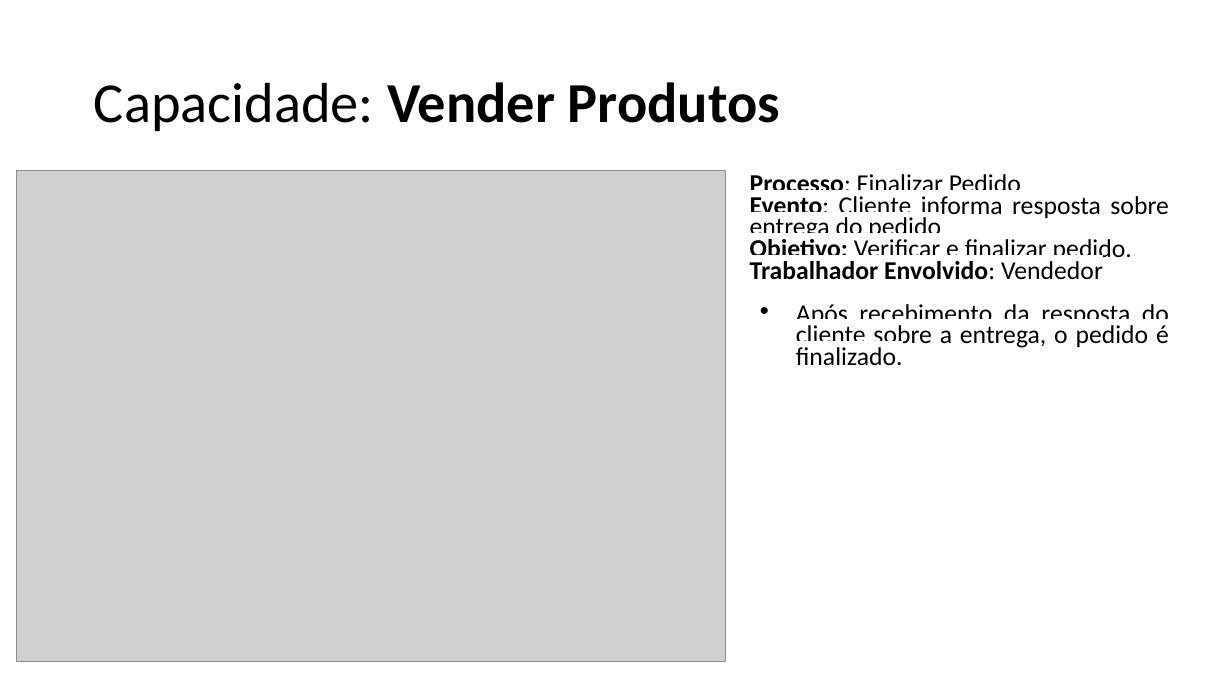
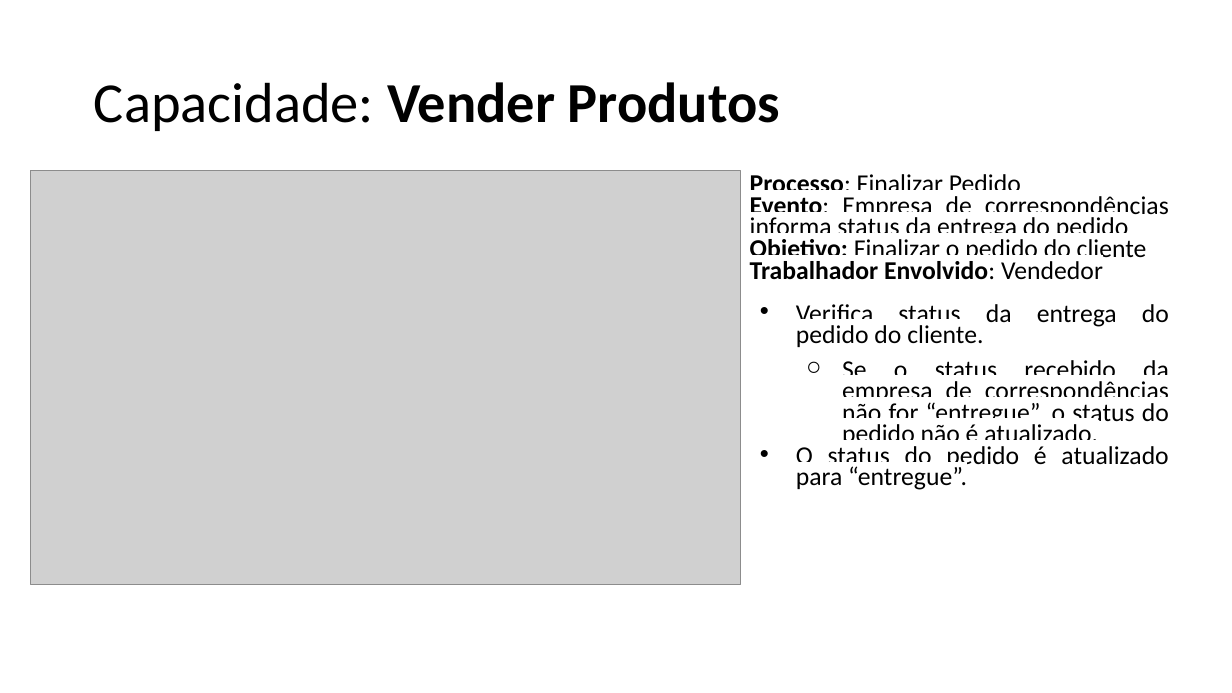
Before and after one commit to emersonsoaresdasilva/projeto-ope, a slide deck: slide 6 of 18-Descrição dos Processos de Negócio.pptx (slide 9 before the commit). Drawn at 1232x693 pixels with LibreOffice and Linux fonts; fonts in the diff are those of the drawing; grey boxes stand for pictures. Boxes give left, top, right and bottom in pixels: in the first picture for what was removed or moved away, otherwise in the second. Text is boxed around its words. In the diff, an @@ line names an element or a change of style, - is before the commit and + after.

```diff
--- a/18-Descrição dos Processos de Negócio.pptx
+++ b/18-Descrição dos Processos de Negócio.pptx
@@ picture: place and size @@
-picture at (17,171,726,662)
+picture at (30,171,740,585)
@@ text at (750,196,1169,263): text changed @@
-Evento: Cliente informa resposta sobre entrega do pedido
-Objetivo: Verificar e finalizar pedido.
+Evento: Empresa de correspondências informa status da entrega do pedido
+Objetivo: Finalizar o pedido do cliente
@@ text at (796,304,1169,490): text changed @@
-• Após recebimento da resposta do cliente sobre a entrega, o pedido é finalizado.
+• Verifica status da entrega do pedido do cliente.
+  ○ Se o status recebido da empresa de correspondências não for “entregue”, o status do pedido não é atualizado.
+• O status do pedido é atualizado para “entregue”.
```
Also in this commit, not shown: 18 other slides changed, 4 slides added, 10 slides removed, 49 other files.
